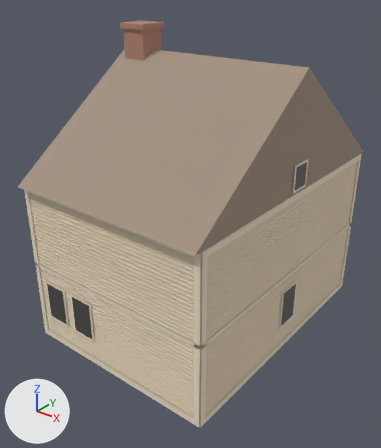
Before and after pictures for a commit that changed the glTF model chicago/4d/assets/web/recon_1835_west_019__inferred_1835.glb.
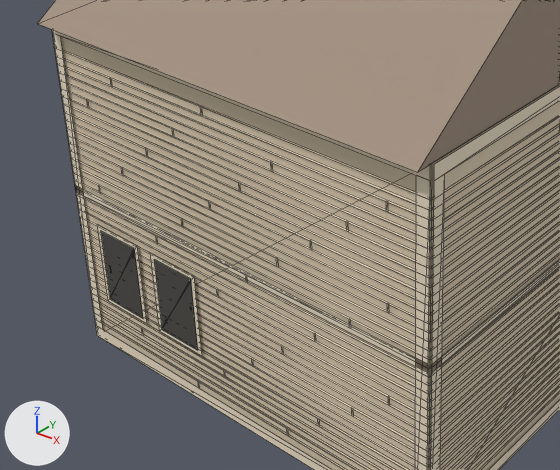
There are two pictures of each version: one whole from a camera (50 mm lens) standing at (13.15, -8.45, 11.32) and looking at (3.19, 3.99, 3.6), one close up on the part from 0% to 69% of the width and 39% to 88% of the height. The lights are fixed; the arrows at lower left show +X, +Y and +Z. The first two pictures are the older version. The close-ups show mesh edges as thin lines. Where no turn or scale is listed for an object, it has been applied to the vertices. Vertices at exactly the same position are counted once.

Before the edit, the objects in view are built like this:
```python
me_recon_1835_west_019__inferred_1835 = bpy.data.meshes.new('recon_1835_west_019__inferred_1835')
me_recon_1835_west_019__inferred_1835.from_pydata(...)  # 950 vertices, 580 faces; spans x -3.4..3.4, y -4.82..4.82, z -4.88..4.88
# faces by material slot: [454, 6, 70, 30, 20]
me_recon_1835_west_019__inferred_1835.materials.append(mat_wall)  # beige #e3d2b7
me_recon_1835_west_019__inferred_1835.materials.append(mat_roof_shingle)  # beige #a49281
me_recon_1835_west_019__inferred_1835.materials.append(mat_trim)  # pale yellow #f1e4cb
me_recon_1835_west_019__inferred_1835.materials.append(mat_dark)  # dark grey #4c4a45
me_recon_1835_west_019__inferred_1835.materials.append(mat_chimney)  # beige #b38473
ob_recon_1835_west_019__inferred_1835 = bpy.data.objects.new('recon_1835_west_019__inferred_1835', me_recon_1835_west_019__inferred_1835)
ob_recon_1835_west_019__inferred_1835.location = (3.35, 4.57, 4.88)
```
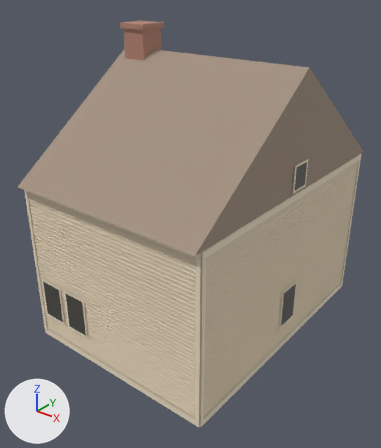
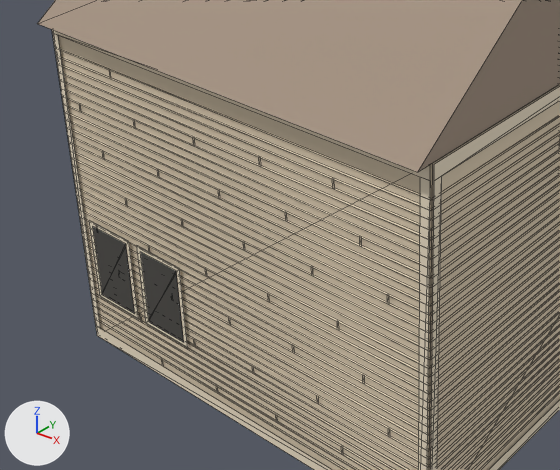
Where the newer file only moved an object's origin or applied its transform, the numbers keep the older frame.

The change, as a diff of the scene's bpy script:
```diff
--- a/chicago/4d/assets/web/recon_1835_west_019__inferred_1835.glb.py
+++ b/chicago/4d/assets/web/recon_1835_west_019__inferred_1835.glb.py
@@ me_recon_1835_west_019__inferred_1835 @@
 # used by ob_recon_1835_west_019__inferred_1835; location = (3.35, 4.57, 4.88)
-me_recon_1835_west_019__inferred_1835.from_pydata(...)  # 950 vertices, 580 faces; spans x -3.4..3.4, y -4.82..4.82, z -4.88..4.88
+me_recon_1835_west_019__inferred_1835.from_pydata(...)  # 950 vertices, 588 faces; spans x -3.4..3.4, y -4.82..5.49, z -4.88..4.88
+# me_recon_1835_west_019__inferred_1835 part 1: 48 loose pieces with 192 vertices, spanning x -3.38..3.38, y -4.62..4.62, z -4.78..0.15, are deleted
+# me_recon_1835_west_019__inferred_1835 part 2: 11 vertices moved from x -3.38..3.38, y -4.6..-4.38, z -4.68..0.38 to x -3.38..3.38, y -4.6..-4.44, z -4.68..0.38; 7 vertices removed from x -3.35..3.35, y -4.6, z -3.53..-0.11; 83 vertices added at x -3.1..2.73, y -4.62..-4.6, z -4.0..0.15
+# other edits to the shape of me_recon_1835_west_019__inferred_1835 do not show in these pictures
 me_recon_1835_west_019__inferred_1835.materials.append(mat_wall)
```

Location of each change, [x1, y1, x2, y2] in pixels of the close-ups (560 x 470 px):
part 1 of me_recon_1835_west_019__inferred_1835, deleted: before [87, 100, 560, 378]
part 2 of me_recon_1835_west_019__inferred_1835, cut back: before [52, 32, 445, 470]; after [52, 32, 442, 470]
